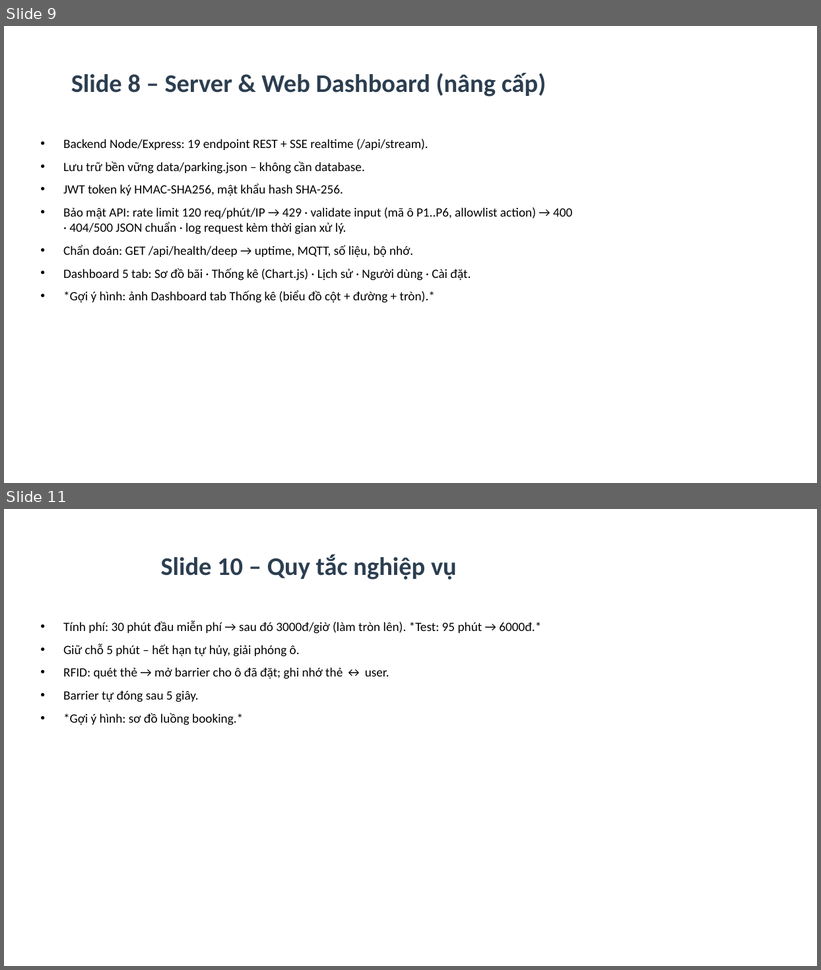
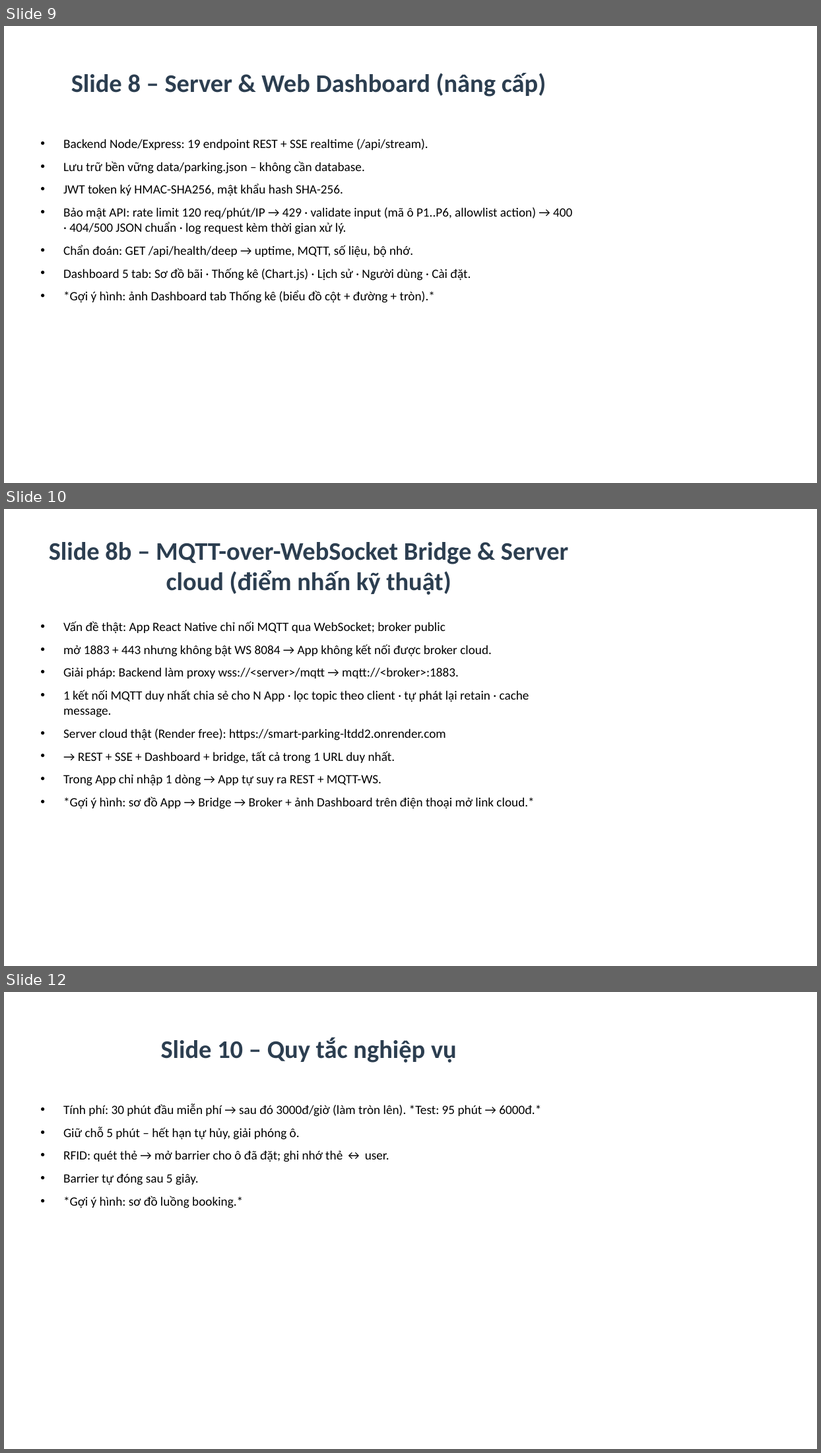
Before and after one commit to Phong220205/smart-parking-ltdd2, a slide deck: docs/Slide_ThuyetTrinh.pptx. Shown one above the other, each under a label of ours: slides 9 and 11 before the commit, slides 9, 10 and 12 after it; the slides between them are not shown. The pictures are 821x970 and 821x1453 pixels, drawn with LibreOffice and Linux fonts; fonts in the diff are those of the drawing. Boxes give left, top, right and bottom in pixels: in the first picture for what was removed or moved away, otherwise in the second. Text is boxed around its words. In the diff, an @@ line names an element or a change of style, - is before the commit and + after.

```diff
--- a/docs/Slide_ThuyetTrinh.pptx
+++ b/docs/Slide_ThuyetTrinh.pptx
@@ slide 10 added at bbox=[4, 509, 817, 966], background #FFFFFF @@
@@ title added at bbox=[49, 542, 568, 595], 30 pt, text #2C3E50, bold @@
+Slide 8b – MQTT-over-WebSocket Bridge & Server cloud (điểm nhấn kỹ thuật)
@@ text added at bbox=[63, 621, 534, 809], 15 pt, text #000000 @@
+• Vấn đề thật: App React Native chỉ nối MQTT qua WebSocket; broker public
+• mở 1883 + 443 nhưng không bật WS 8084 → App không kết nối được broker cloud.
+• Giải pháp: Backend làm proxy wss://<server>/mqtt → mqtt://<broker>:1883.
+• 1 kết nối MQTT duy nhất chia sẻ cho N App · lọc topic theo client · tự phát lại retain · cache message.
+• Server cloud thật (Render free): https://smart-parking-ltdd2.onrender.com
+• → REST + SSE + Dashboard + bridge, tất cả trong 1 URL duy nhất.
+• Trong App chỉ nhập 1 dòng → App tự suy ra REST + MQTT-WS.
+• *Gợi ý hình: sơ đồ App → Bridge → Broker + ảnh Dashboard trên điện thoại mở link cloud.*
@@ what was slide 11 is now slide 12 @@
```
Also in this commit, not shown: 2 slides changed, 8 other files.
